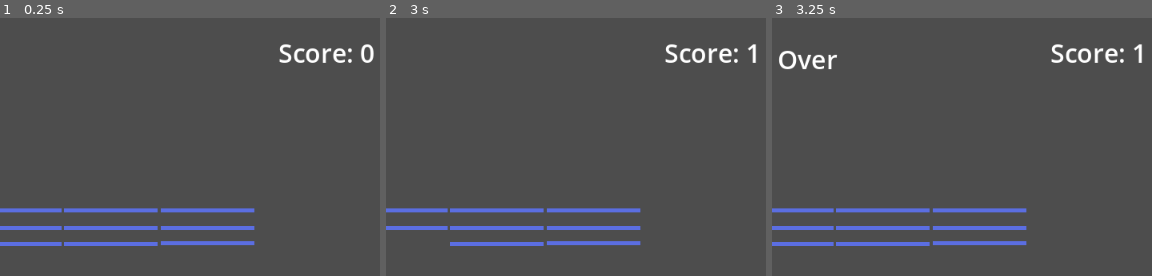
Above: before the commit, frames 1-3 (left to right).
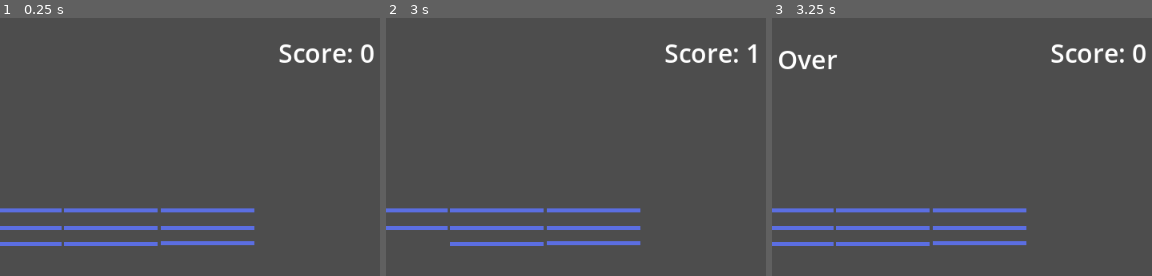
Above: after the commit, the same moments.

Repository: Dripcoding/godot-breakout2d
Game: Godot game, scene res://scenes/main.tscn
Same seed, same stepped clock (60 frames per second), same inputs: the game is played once before the commit and once after it.
Inputs (mouse positions are % of the whole screen's width and height, from its top left):
- Up to frame 1 (0.25 s): no input
- Up to frame 2 (3 s): click (0, 1) at 0.5 s; click (0, 1) at 1.25 s; tap Enter at 2 s; hold Right (move_right) 2.03-2.78 s; hold Left (move_left) from 2.78 s (still down)
- Up to frame 3 (3.25 s): keep holding Left (move_left)
The pictures show only the part of the screen within x 50-100%, y 0-50%; the shares and areas given below are measured in that part.

Frames 1-2 are identical in both runs. In frame 3, 0.2% of the frame differs, in the area x 95-99%, y 10-18%.

Commit message:
reset score label

Diff:
--- a/code/hud.gd
+++ b/code/hud.gd
@@ -29,3 +29,4 @@
 
 func _on_game_over():
 	$GameOverLabel.show()
+	$ScoreLabel.text = 'Score: 0'
